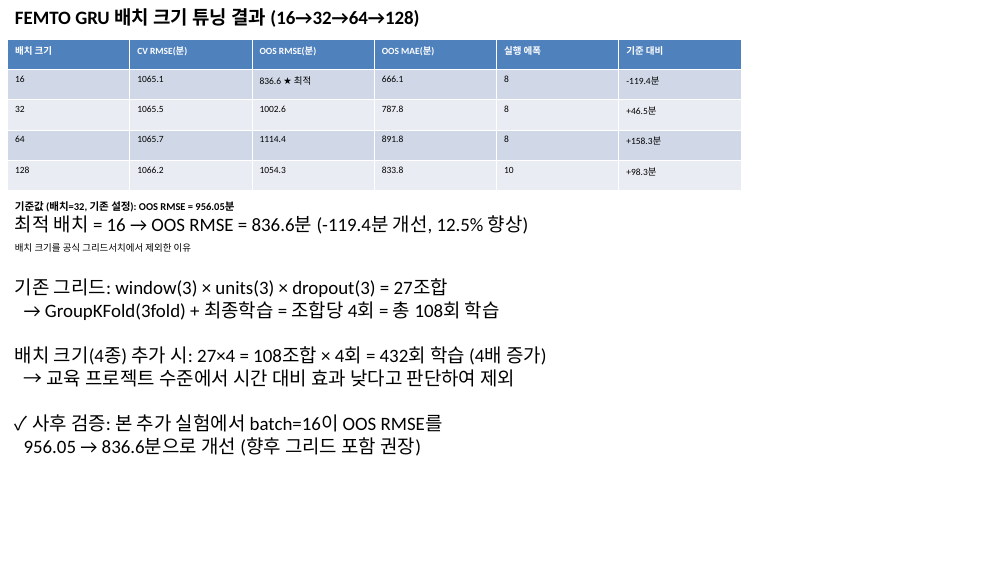
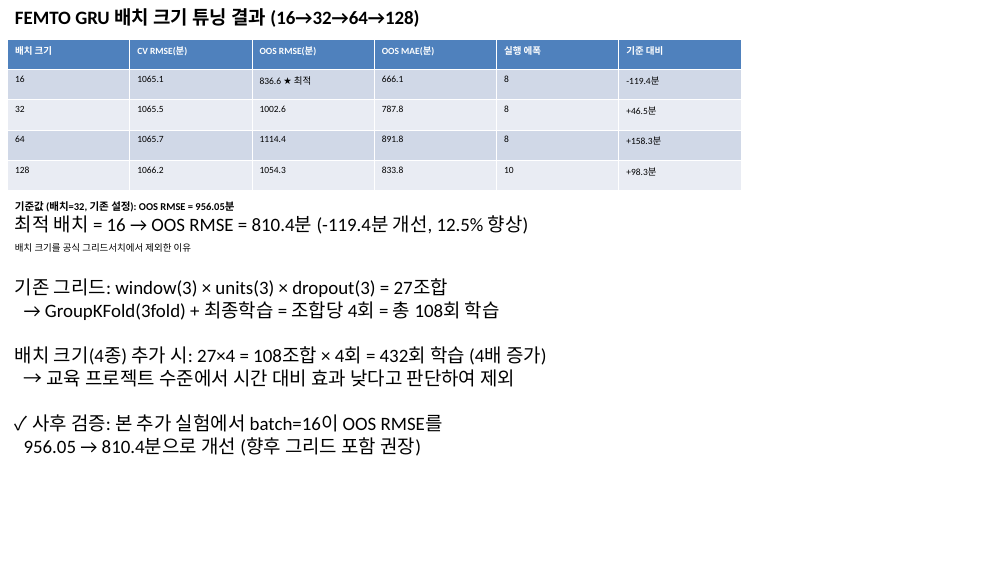
Before and after one commit to vapsnamheo-dev/AISOURCE, a slide deck: slide 16 of Homework/DL_FactoryAutomation/산출물/발표용_FEMTO_RUL_20260624.pptx. Drawn at 1008x567 pixels with LibreOffice and Linux fonts; fonts in the diff are those of the drawing. Boxes give left, top, right and bottom in pixels: in the first picture for what was removed or moved away, otherwise in the second. Text is boxed around its words. In the diff, an @@ line names an element or a change of style, - is before the commit and + after.

Commit message:
docs: 산출물 전체에 FEMTO BN+LN 개선 결과 반영
LayerNorm+BatchNorm 추가로 OOS RMSE 16.8% 개선 내용 문서화:
- GRU_v2(BN+LN) OOS RMSE 810.4분, MAE 665.6분
- 모델 구조 설명 업데이트: LayerNorm(RNN 후) + BN(Dense 전) + Dropout 강화
- Dense 뉴런 수 16→32 반영
- 부록 A 비교표 하단에 BN+LN 개선 주석 추가
대상: 발표용·상세보고서·PRD·시너지분석·시연가이드·임원완료보고 (docx×8 + pptx×2)

```diff
--- a/Homework/DL_FactoryAutomation/산출물/발표용_FEMTO_RUL_20260624.pptx
+++ b/Homework/DL_FactoryAutomation/산출물/발표용_FEMTO_RUL_20260624.pptx
@@ text at [15, 215, 529, 234]: text changed @@
-최적 배치 = 16 → OOS RMSE = 836.6분 (-119.4분 개선, 12.5% 향상)
+최적 배치 = 16 → OOS RMSE = 810.4분 (-119.4분 개선, 12.5% 향상)
@@ text at [24, 437, 422, 456]: text changed @@
-956.05 → 836.6분으로 개선 (향후 그리드 포함 권장)
+956.05 → 810.4분으로 개선 (향후 그리드 포함 권장)
```
Also in this commit, not shown: 1 other slide changed, 9 other files.
